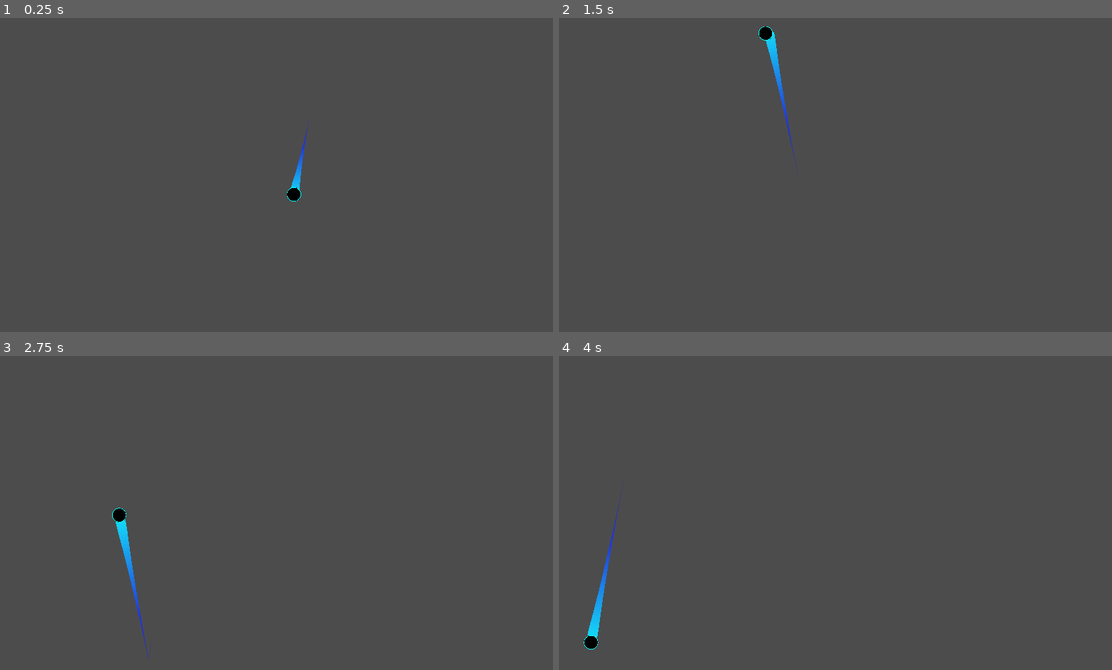
Above: before the commit, frames 1-4 (two rows, left to right).
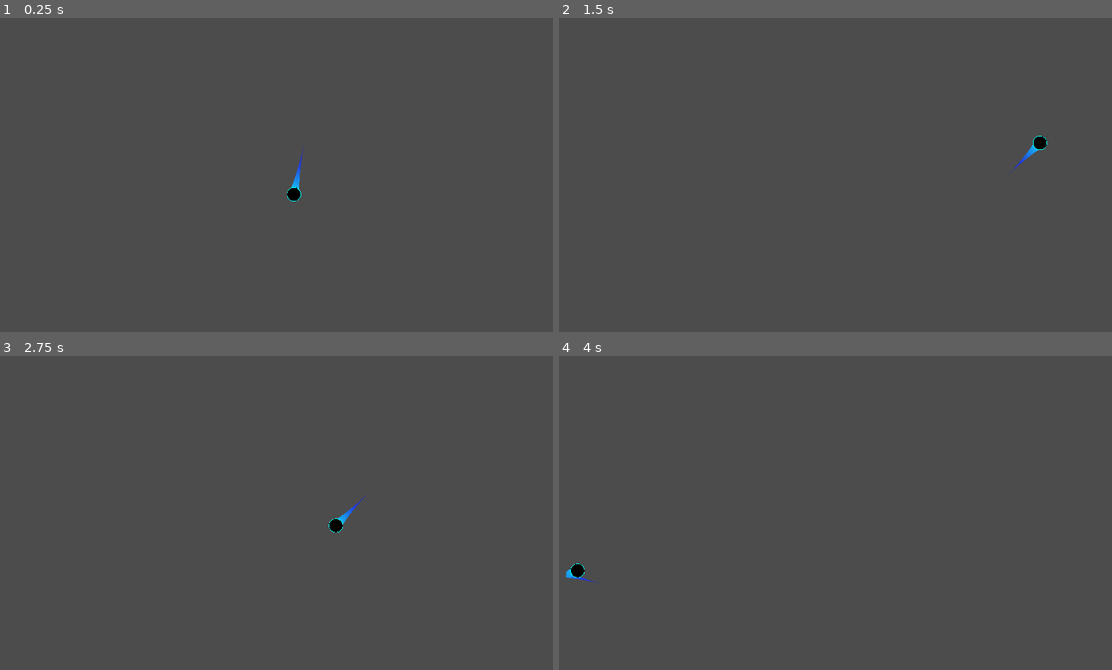
Above: after the commit, the same moments.

Repository: eXCoreX/PingPong
Game: Godot game, scene res://Main.tscn
The game is run twice, just before and just after one commit, with the same random seed, the same clock (stepped at 60 frames per second) and the same inputs.
Inputs (mouse positions are in pixels of both pictures, inside the frame that each line leads up to):
- Up to frame 1 (0.25 s): no input
- Up to frame 2 (1.5 s): move the mouse to (962, 156) at 0.52 s; move the mouse to (724, 187) at 1.27 s
- Up to frame 3 (2.75 s): move the mouse to (331, 440) at 2.02 s
- Up to frame 4 (4 s): move the mouse to (807, 575) at 2.77 s; move the mouse to (1006, 560) at 3.52 s

The runs differ from the first frame. In frame 1, 0.1% of the frame differs, in the area x 52-56%, y 32-55%; in frame 2, 0.5%; in frame 3, 0.6%, in the area x 20-67%, y 44-97%; in frame 4, 0.6%.

Commit message:
Better physics usage, fixed KinematicCollision bug

Diff:
--- a/Ball.gd
+++ b/Ball.gd
@@ -16,7 +16,7 @@
 	pass # Replace with function body.
 
 # Called every frame. 'delta' is the elapsed time since the previous frame.
-func _process(_delta):
+func _physics_process(_delta):
 	if self.linear_velocity.length() < MIN_VEL:
 		var coef = MIN_VEL / self.linear_velocity.length()
 		self.linear_velocity *= coef
--- a/Main.tscn
+++ b/Main.tscn
@@ -1,9 +1,8 @@
-[gd_scene load_steps=16 format=2]
+[gd_scene load_steps=15 format=2]
 
 [ext_resource path="res://Sprites/ball.png" type="Texture" id=1]
 [ext_resource path="res://Ball.gd" type="Script" id=2]
 [ext_resource path="res://Player.gd" type="Script" id=3]
-[ext_resource path="res://Wall.gd" type="Script" id=4]
 [ext_resource path="res://addons/Trail/trail_2d.gd" type="Script" id=5]
 
 [sub_resource type="CapsuleShape2D" id=1]
@@ -40,19 +39,19 @@
 [sub_resource type="RectangleShape2D" id=8]
 extents = Vector2( 380, 50 )
 
-[node name="Node2D" type="Node2D"]
+[node name="RootNode" type="Node2D"]
 
-[node name="KinematicBody2D" type="KinematicBody2D" parent="."]
+[node name="Enemy" type="KinematicBody2D" parent="."]
 position = Vector2( 640, 50 )
 
-[node name="CollisionShape2D" type="CollisionShape2D" parent="KinematicBody2D"]
+[node name="CollisionShape2D" type="CollisionShape2D" parent="Enemy"]
 rotation = 1.5708
 shape = SubResource( 1 )
 
 [node name="Player" type="KinematicBody2D" parent="."]
 position = Vector2( 640, 670 )
 script = ExtResource( 3 )
-moveSpeed = 0.008
+moveSpeed = 10.0
 
 [node name="CollisionShape2D" type="CollisionShape2D" parent="Player"]
 rotation = 1.5708
@@ -81,6 +80,8 @@
 width_curve = SubResource( 10 )
 gradient = SubResource( 9 )
 script = ExtResource( 5 )
+distance = 10.0
+segments = 10
 
 [node name="WorldBorder" type="StaticBody2D" parent="."]
 
@@ -88,18 +89,17 @@
 position = Vector2( 640, -40 )
 shape = SubResource( 5 )
 
-[node name="CollisionShape2D2" type="CollisionShape2D" parent="WorldBorder"]
+[node name="LeftWall" type="CollisionShape2D" parent="WorldBorder"]
 position = Vector2( 1320, 360 )
 rotation = 1.5708
 shape = SubResource( 6 )
-script = ExtResource( 4 )
 
 [node name="CollisionShape2D3" type="CollisionShape2D" parent="WorldBorder"]
 position = Vector2( 638.64, 760 )
 rotation = -3.14159
 shape = SubResource( 7 )
 
-[node name="CollisionShape2D4" type="CollisionShape2D" parent="WorldBorder"]
+[node name="RightWall" type="CollisionShape2D" parent="WorldBorder"]
 position = Vector2( -40, 360 )
 rotation = -1.5708
 shape = SubResource( 8 )
--- a/Player.gd
+++ b/Player.gd
@@ -10,8 +10,8 @@
 
 # Called every frame. 'delta' is the elapsed time since the previous frame.
 var prev_mPosx = 0
-var new_vel
-func _process(_delta):
+var prev_vel
+func _physics_process(delta):
 	var mPos = get_global_mouse_position()
 	if prev_mPosx != mPos[0]:
 		var pos = self.position
@@ -19,6 +19,11 @@
 		if dir != 0:
 			dir /= abs(dir)
 		#print("mPosx = ", mPos[0], "prev_mPosx = ", prev_mPosx)
-		new_vel = move_and_collide(Vector2(dir * abs(pos[0] - mPos[0]) * moveSpeed, 0))
-	else:
-		new_vel = move_and_collide(new_vel)
+
+		var tmp = move_and_collide(Vector2(dir * abs(pos[0] - mPos[0]) * moveSpeed, 0) * delta)
+		if !(tmp is KinematicCollision2D):
+			prev_vel = tmp
+	elif prev_vel != null:
+		var tmp = move_and_collide(prev_vel * delta)
+		if !(tmp is KinematicCollision2D):
+			prev_vel = tmp
--- a/Wall.gd
+++ /dev/null
@@ -1,16 +0,0 @@
-extends CollisionShape2D
-
-
-# Declare member variables here. Examples:
-# var a = 2
-# var b = "text"
-
-
-# Called when the node enters the scene tree for the first time.
-func _ready():
-	pass # Replace with function body.
-
-
-# Called every frame. 'delta' is the elapsed time since the previous frame.
-#func _process(delta):
-#	pass
